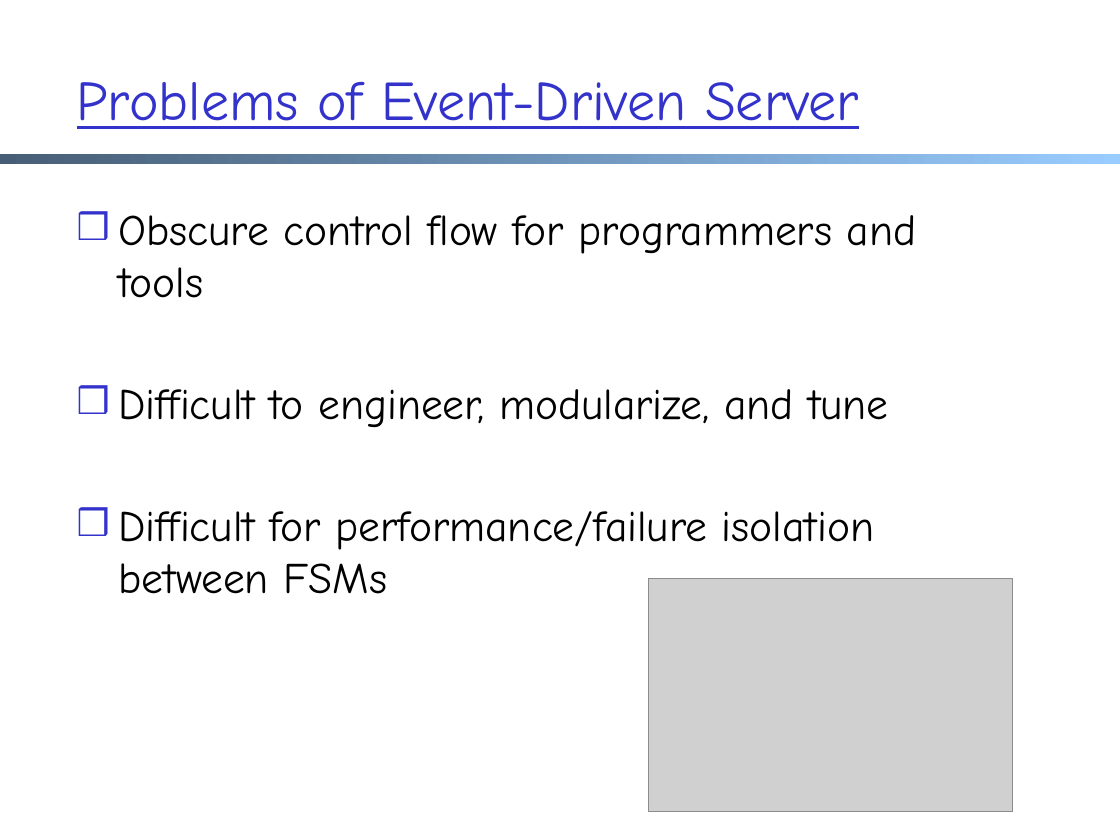
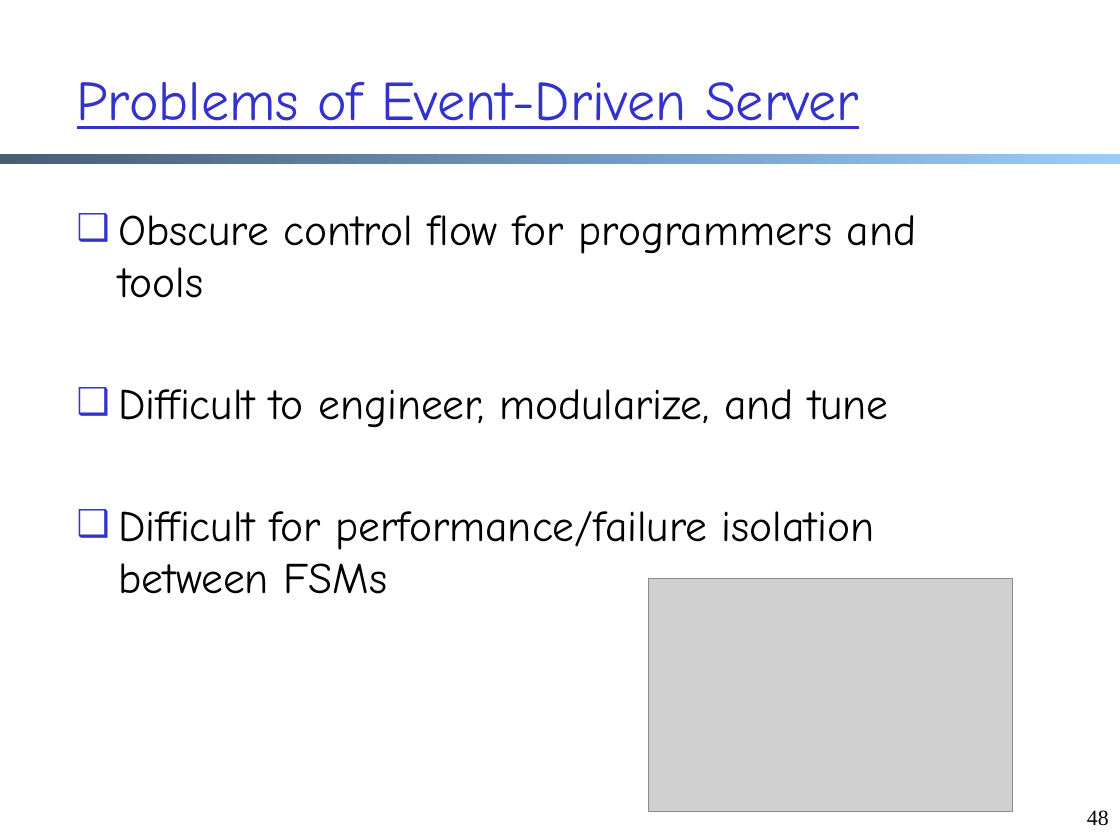
Before and after one commit to xiangq27/xiangq27.github.io, a slide deck: slide 48 of courses/cnns-xmuf21/files/lectures/application-op-analysis-load-balance.pptx (slide 10 before the commit). Drawn at 1120x840 pixels with LibreOffice and Linux fonts; fonts in the diff are those of the drawing; grey boxes stand for pictures. Boxes give left, top, right and bottom in pixels: in the first picture for what was removed or moved away, otherwise in the second. Text is boxed around its words. In the diff, an @@ line names an element or a change of style, - is before the commit and + after.

```diff
--- a/courses/cnns-xmuf21/files/lectures/application-op-analysis-load-balance.pptx
+++ b/courses/cnns-xmuf21/files/lectures/application-op-analysis-load-balance.pptx
@@ text "Obscure control flow for programmers ..." at [119,215,917,594]: bullet ❒ to ❑ @@
@@ page number added at [1087,810,1109,826], 14 pt, text #000000 @@
+48
```
Also in this commit, not shown: 43 other slides changed, 42 slides added, 1 slide removed, 23 other files.
